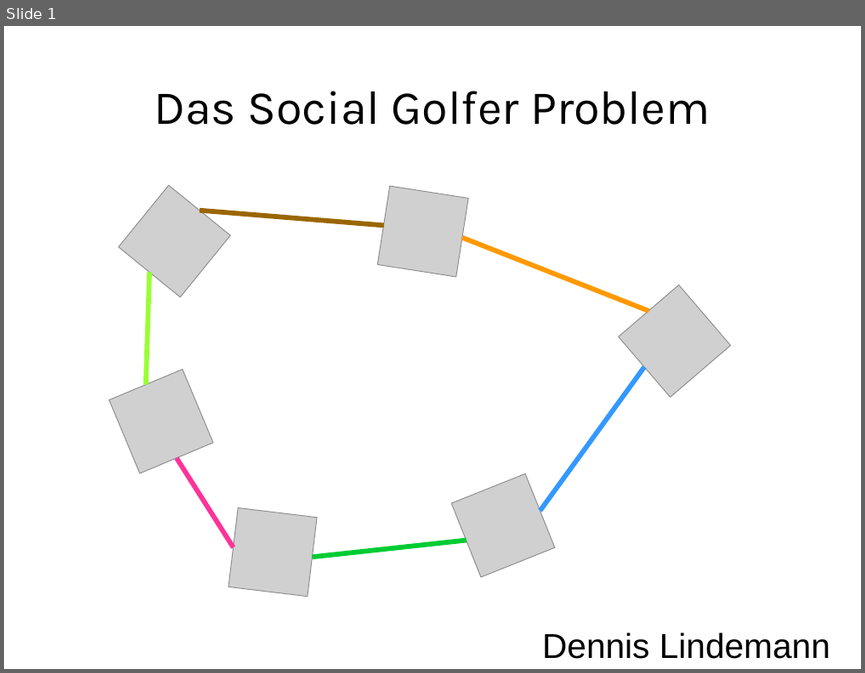
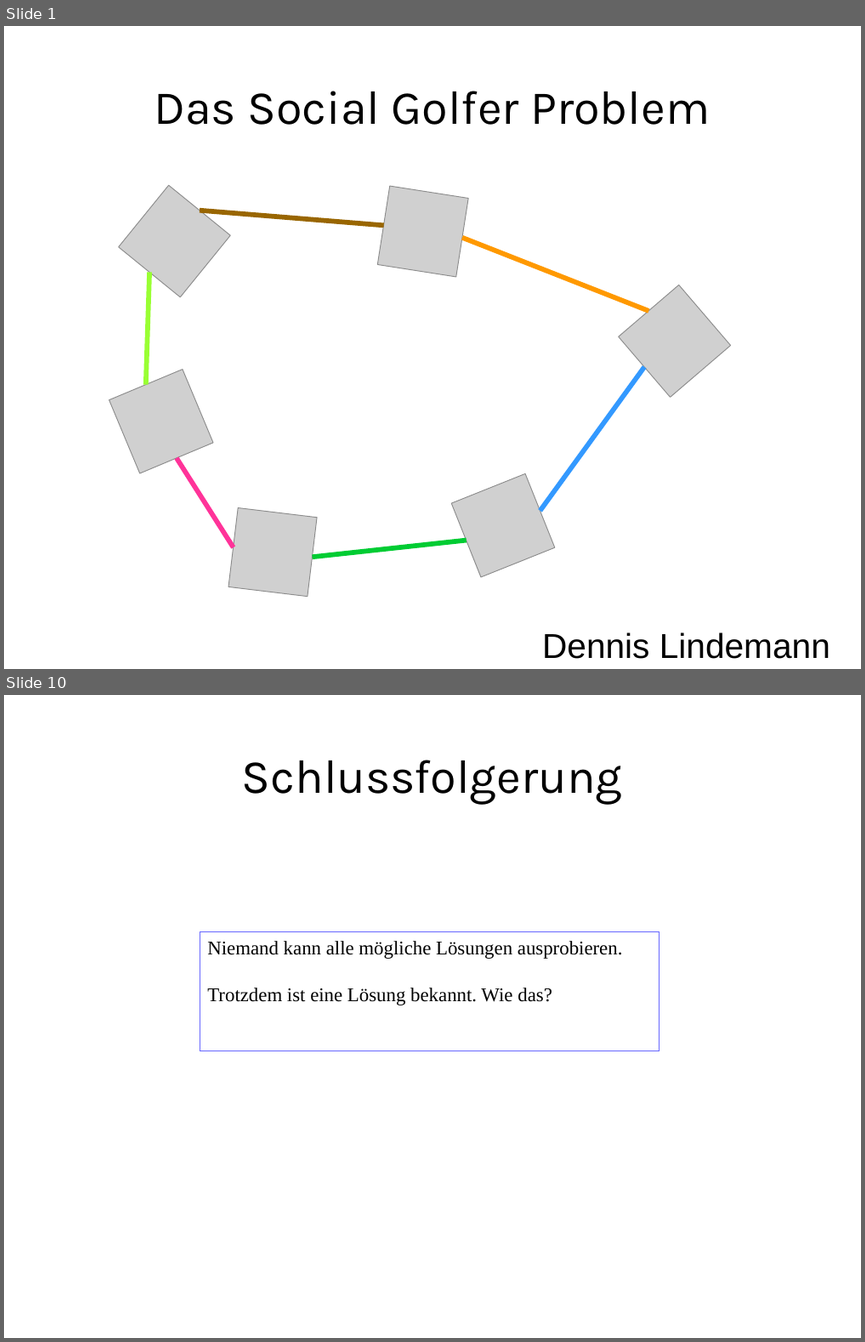
Before and after one commit to RincewindWizzard/social-golfers, a slide deck: presentation/DennisLindemannSocialGolferProblem.odp. Shown one above the other, each under a label of ours: slide 1 before the commit, slides 1 and 10 after it; the slides between them are not shown. The pictures are 865x673 and 865x1342 pixels, drawn with LibreOffice and Linux fonts; fonts in the diff are those of the drawing; grey boxes stand for pictures. Boxes give left, top, right and bottom in pixels: in the first picture for what was removed or moved away, otherwise in the second. Text is boxed around its words. In the diff, an @@ line names an element or a change of style, - is before the commit and + after.

```diff
--- a/presentation/DennisLindemannSocialGolferProblem.odp
+++ b/presentation/DennisLindemannSocialGolferProblem.odp
@@ slide 10 added at [4, 695, 861, 1338], background #FFFFFF @@
@@ title added at [242, 760, 622, 805], 44 pt, text #000000 @@
+Schlussfolgerung
@@ rectangle added at [200, 932, 659, 1051], outline #6666FF 0 pt, 18 pt, text #000000 @@
+Niemand kann alle mögliche Lösungen ausprobieren.
+Trotzdem ist eine Lösung bekannt. Wie das?
```
Also in this commit, not shown: 1 slide changed, 7 other slides added, 4 slides removed, 5 other files.
